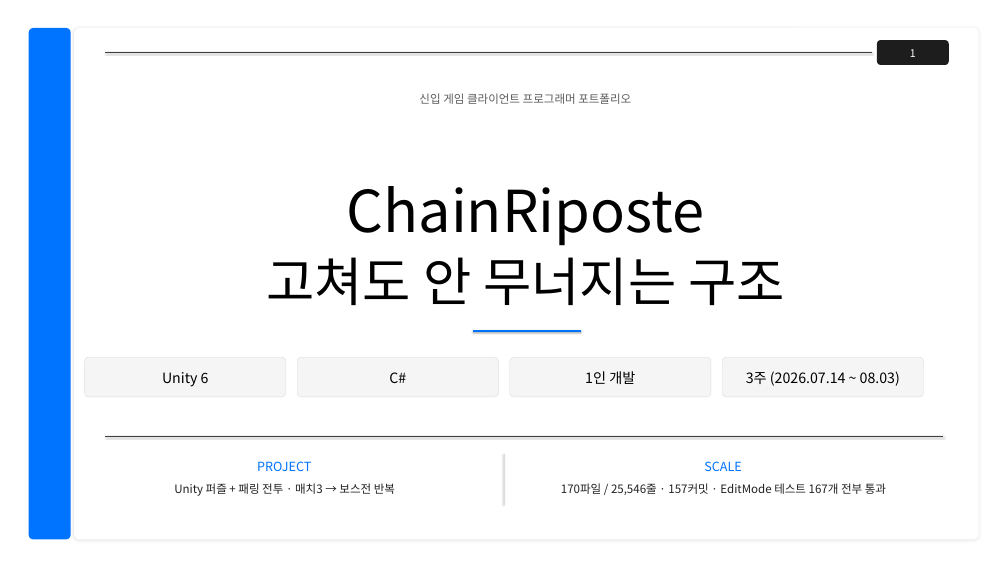
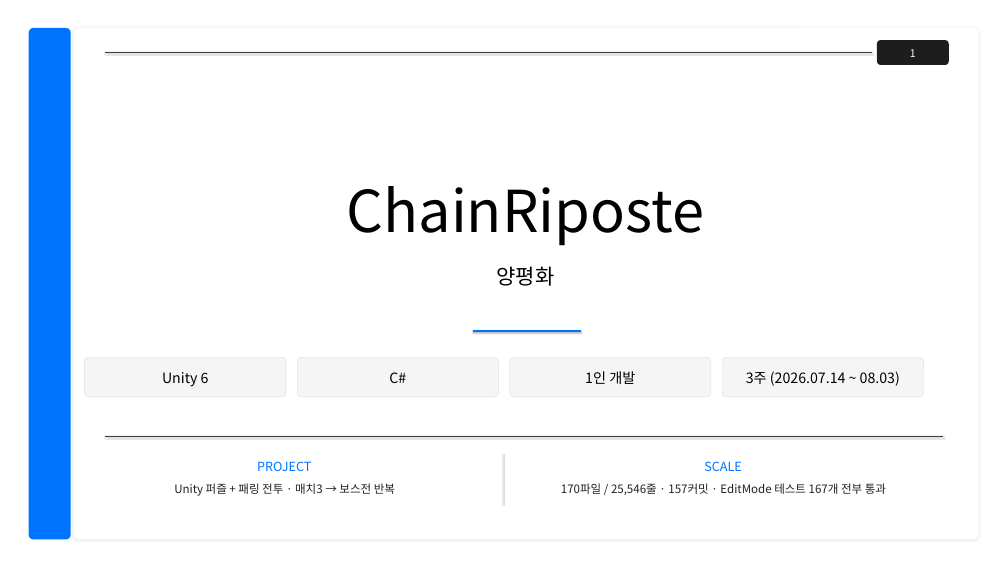
Before and after one commit to sachoyang/ChainRiposte, a slide deck: slide 1 of Docs/ChainRiposte.pptx. Drawn at 1008x567 pixels with LibreOffice and Linux fonts; fonts in the diff are those of the drawing. Boxes give left, top, right and bottom in pixels: in the first picture for what was removed or moved away, otherwise in the second. Text is boxed around its words. In the diff, an @@ line names an element or a change of style, - is before the commit and + after.

Commit message:
ppt update

```diff
--- a/Docs/ChainRiposte.pptx
+++ b/Docs/ChainRiposte.pptx
@@ text removed at (419, 93, 631, 104) @@
-신입 게임 클라이언트 프로그래머 포트폴리오
@@ text at (496, 266, 554, 286): text changed; size 100 to 40 pt @@
-고쳐도 안 무너지는 구조
+양평화
```
Also in this commit, not shown: 8 other slides changed, 8 slides added, 5 slides removed, 4 other files.
